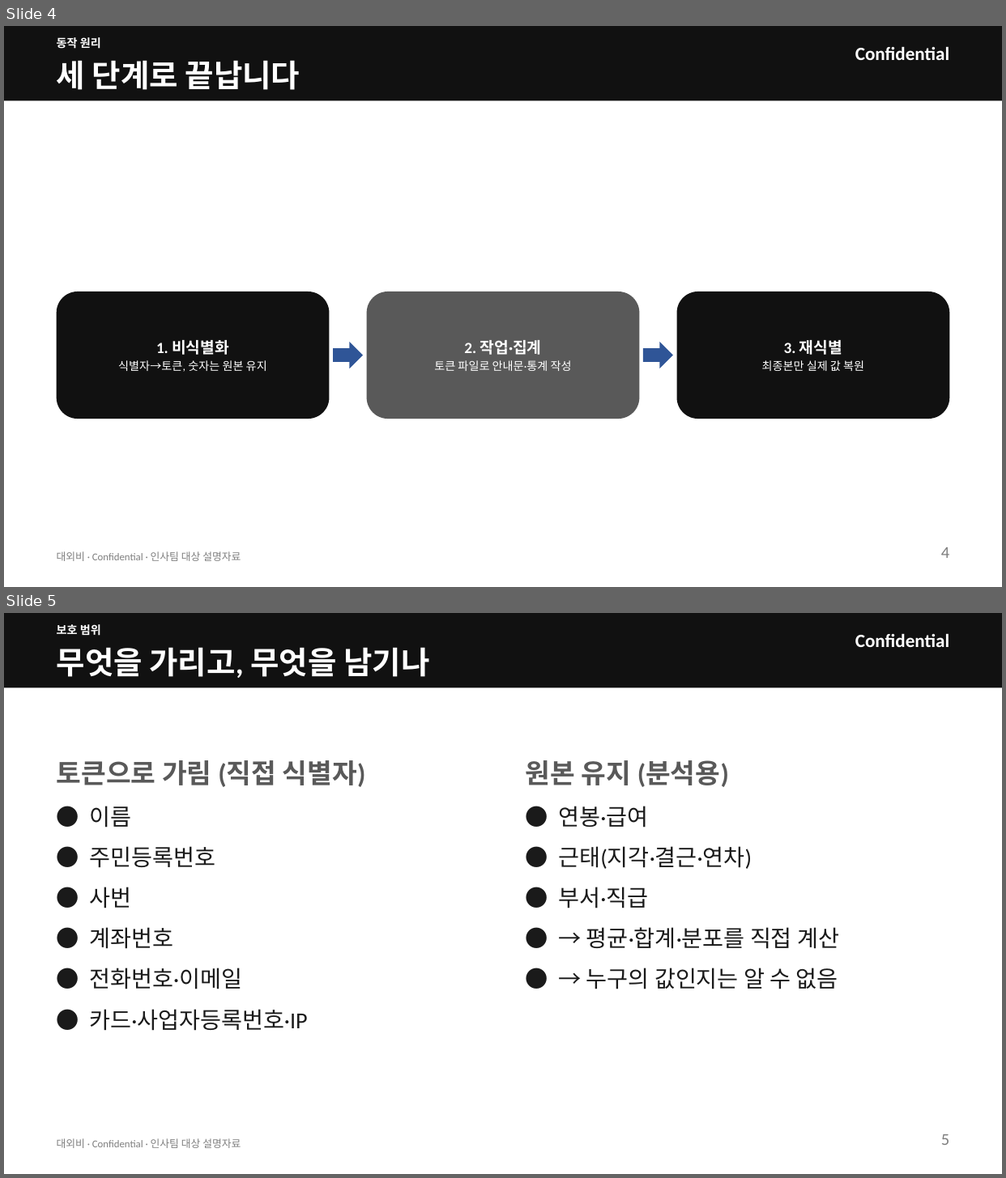
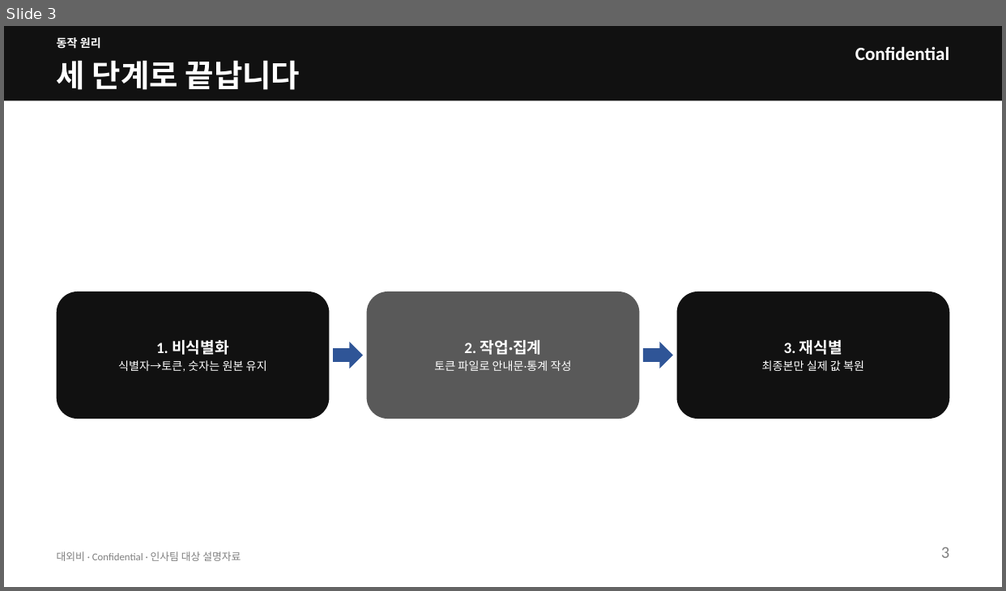
Before and after one commit to kos2001/pii-encryption-gateway, a slide deck: claudedocs/pii-gateway-hr-deck.pptx. Shown one above the other, each under a label of ours: slides 4 and 5 before the commit, slide 3 after it. The pictures are 1006x1178 and 1006x591 pixels, drawn with LibreOffice and Linux fonts; fonts in the diff are those of the drawing. Boxes give left, top, right and bottom in pixels: in the first picture for what was removed or moved away, otherwise in the second. Text is boxed around its words. In the diff, an @@ line names an element or a change of style, - is before the commit and + after.

```diff
--- a/claudedocs/pii-gateway-hr-deck.pptx
+++ b/claudedocs/pii-gateway-hr-deck.pptx
@@ slide 5 removed at (4, 613, 1002, 1174), background #FFFFFF @@
@@ rectangle removed at (4, 613, 1002, 688) @@
@@ text removed at (57, 624, 101, 635) @@
-보호 범위
@@ text removed at (855, 633, 949, 647) @@
-Confidential
@@ text removed at (57, 647, 429, 678) @@
-무엇을 가리고, 무엇을 남기나
@@ text removed at (57, 760, 366, 787) @@
-토큰으로 가림 (직접 식별자)
@@ text removed at (526, 760, 729, 787) @@
-원본 유지 (분석용)
@@ text removed at (89, 806, 307, 1031) @@
-● 이름
-● 주민등록번호
-● 사번
-● 계좌번호
-● 전화번호·이메일
-● 카드·사업자등록번호·IP
@@ text removed at (558, 806, 839, 990) @@
-● 연봉·급여
-● 근태(지각·결근·연차)
-● 부서·직급
-● → 평균·합계·분포를 직접 계산
-● → 누구의 값인지는 알 수 없음
@@ text removed at (57, 1139, 241, 1148) @@
-대외비 · Confidential · 인사팀 대상 설명자료
@@ text removed at (941, 1135, 949, 1145) @@
-5
@@ what was slide 4 is now slide 3 @@
@@ slide 3 changed as well @@
@@ text at (941, 548, 949, 558): text changed @@
-4
+3
```
Also in this commit, not shown: 6 other slides changed, 3 other slides removed, 1 other file.
